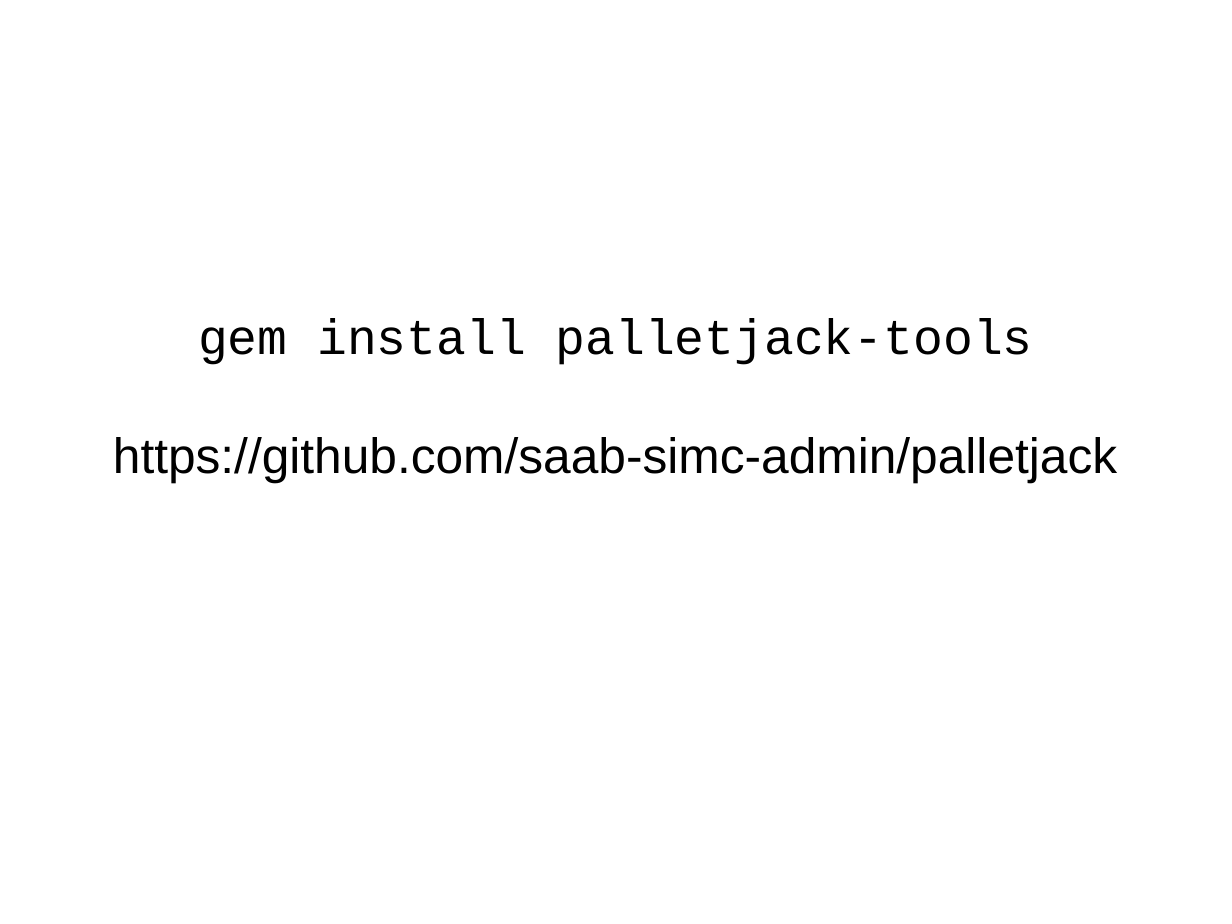
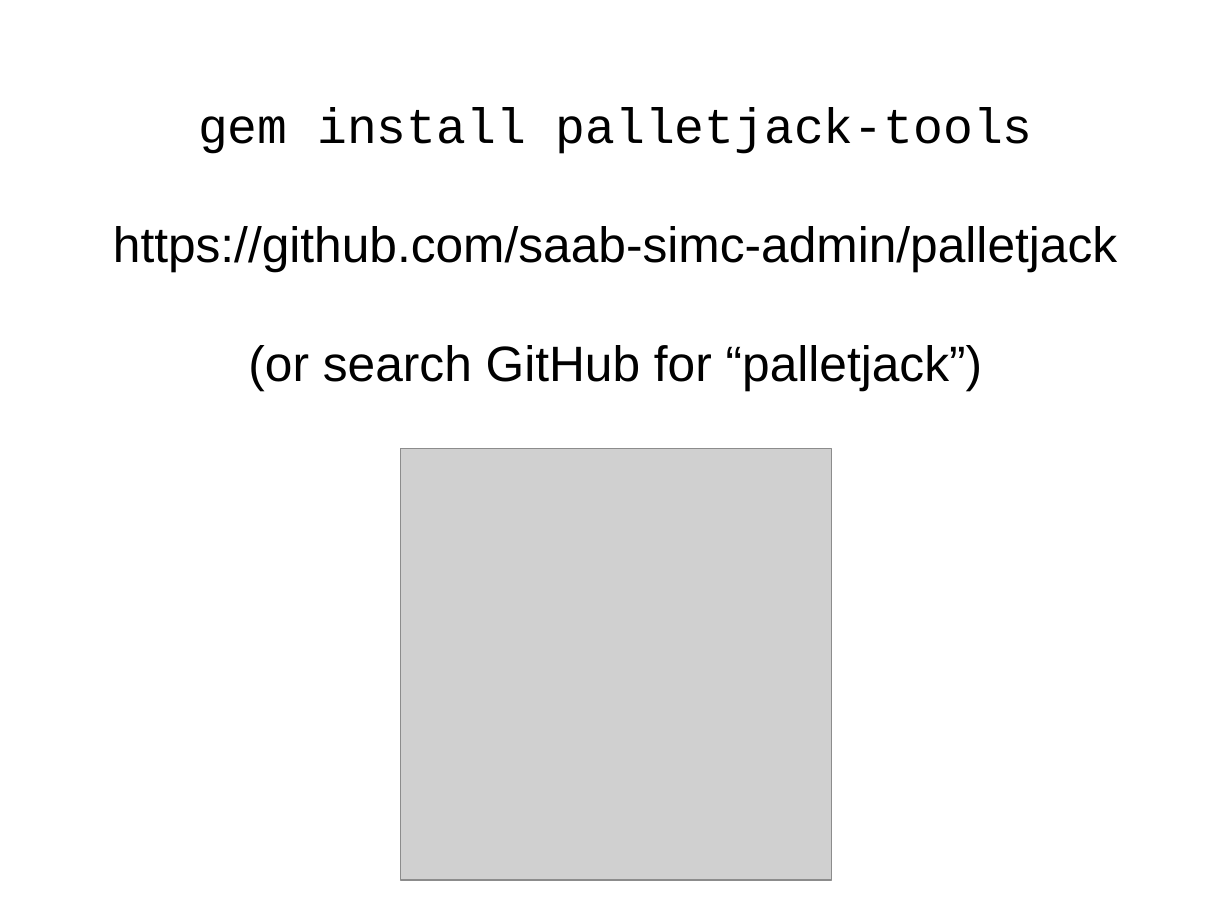
Before and after one commit to saab-simc-admin/palletjack, a slide deck: slide 10 of lca2017-presentation.odp (slide 9 before the commit). Drawn at 1232x924 pixels with LibreOffice and Linux fonts; fonts in the diff are those of the drawing; grey boxes stand for pictures. Boxes give left, top, right and bottom in pixels: in the first picture for what was removed or moved away, otherwise in the second. Text is boxed around its words. In the diff, an @@ line names an element or a change of style, - is before the commit and + after.

```diff
--- a/lca2017-presentation.odp
+++ b/lca2017-presentation.odp
@@ subtitle at [248, 345, 983, 391]: paragraph added @@
+(or search GitHub for “palletjack”)
@@ picture added at [400, 449, 832, 881] @@
```
Also in this commit, not shown: 6 other slides changed, 1 slide added.
